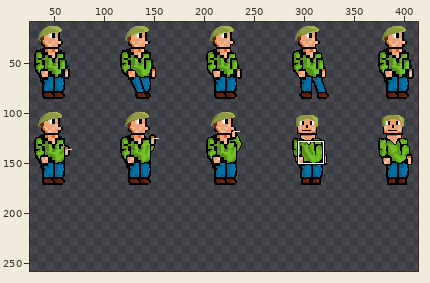
One commit to this sprite sheet: all npc 15.png. The first picture is a wide view before the edit; the outline marks the close-up.
Close-up. Old version:
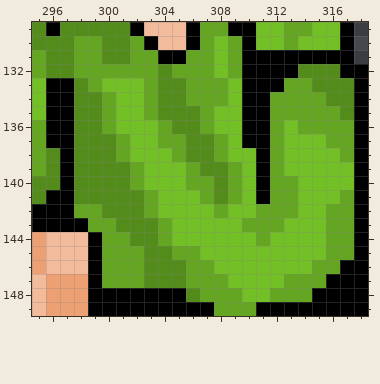
The file is 430x172 pixels. Shown: x 295..318, y 129..149. The old version is drawn lined up with the new one, on the new canvas. The wide view leaves out empty margins. The commit also changed other parts of the picture, which this record leaves out.
After the commit:
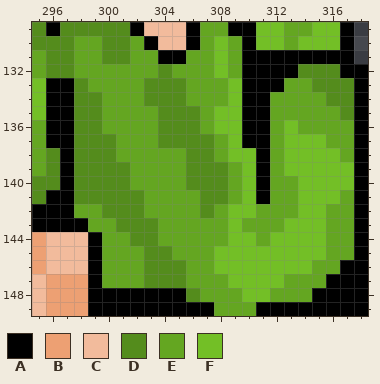
Palette (. is transparent): A #000000  B #eda073  C #f2bb9c  D #548c1c  E #64a621  F #73bf26
Difference:
canvas 430x172 -> 430x258
@@ x 298..310 @@
 132 EEEEEEDEEEFEA
-133 DEFFFEDDEEEFA
-134 DDEFFEDDEEEFA
-135 DDEFFEDDDEFFA
-136 DDEFFFEDDEFFA
-137 DDDEFFEEDDEFA
-138 DDDEFFFEDDEFF
-139 DDDDEFFFEDDEF
-140 DDDDEFFFEEDEF
-141 DDDDDEFFFEDEF
-142 EEDDDEFFFFEFF
-143 AEEDDDEFFFFFE
-144 CAEEDDEFFFFFF
-145 CAEEEDDEEFFFF
+133 DEEEEDDDEEEFA
+134 DDEEEDDDEEEFA
+135 DDEEEEDDDEFFA
+136 DDEEEEDDDEFFA
+137 DDDEEEDDDDEFA
+138 DDDEEEEEDDEFF
+139 DDDDEEEEDDDEF
+140 DDDDEEEEDDDEF
+141 DDDDDEEEEDDEF
+142 EEDDDEEEEDEFF
+143 AEEDDDEEEEEFE
+144 CAEEDDEEEEEFF
+145 CAEEEDDEEEFFF
 146 CAEEEDDDEEFFF
Changed places in both close-ups, as pixel boxes (x1, y1, x2, y2):
changed: (102, 78, 228, 260)
